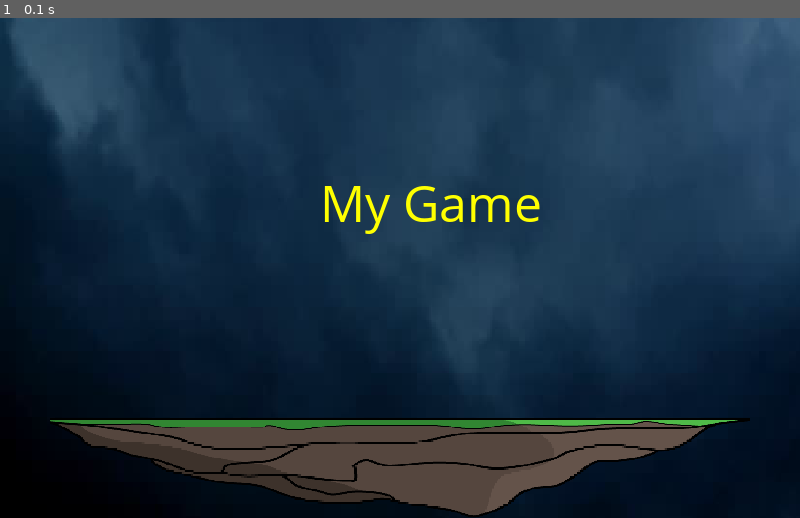
Above: before the commit, frame 1.
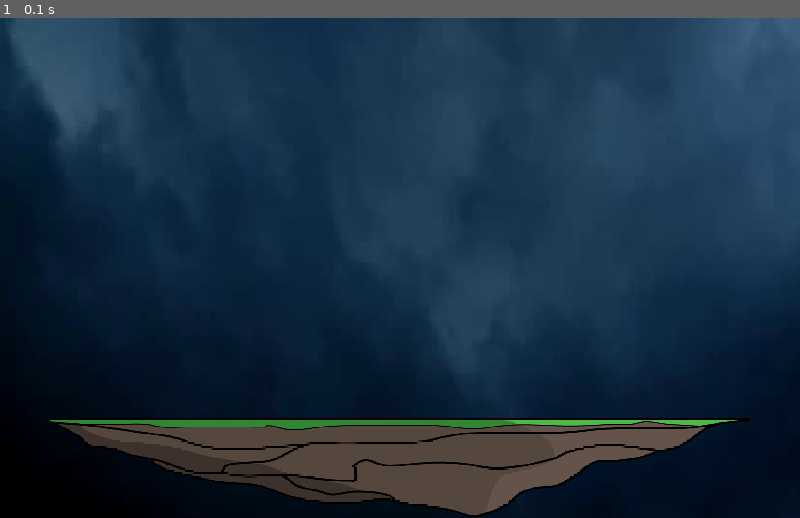
Above: after the commit, the same moment.

Repository: Glowecco/pygame-DodgeTheBeat
Game: pygame game, started from act.py
Two runs of this game, one before a commit and one after it. Both use one fixed random seed, a clock stepped at 60 frames per second and the inputs below.
Inputs:
- Up to frame 1 (0.1 s): no input

The runs differ from the first frame. In frame 1, 0.6% of the frame differs, in the area x 40-68%, y 33-44%.

Commit message:
created subfolders to place the graphics and fonts

Diff:
--- a/act.py
+++ b/act.py
@@ -5,16 +5,20 @@
 screen = pygame.display.set_mode((800, 500))
 pygame.display.set_caption('yoyo')
 clock = pygame.time.Clock()
-font = pygame.font.Font('OpenSans-Regular.ttf', 50)
+font = pygame.font.Font('font/OpenSans-Regular.ttf', 50)
 
-background = pygame.image.load('sky.png')
+#surface 1
+background = pygame.image.load('bgi/sky.png')
 background = pygame.transform.scale(background, (810, 510))
 
-platform = pygame.image.load('ground.png')
+#surface 2
+platform = pygame.image.load('bgi/ground.png')
 platform = pygame.transform.scale(platform, (700, 100))
 
+#texts
 text = font.render('My Game', True, 'yellow')
 
+#main loop
 while True:
 
     for event in pygame.event.get():
@@ -24,7 +28,6 @@
 
     screen.blit(background, (0,0))
     screen.blit(platform, (50,400))
-    screen.blit(text, (320, 150))
 
     pygame.display.update()
     clock.tick(60)
Renamed: ground.png -> bgi/ground.png
Renamed: sky.png -> bgi/sky.png
Renamed: OpenSans-Regular.ttf -> font/OpenSans-Regular.ttf
Not shown, added: .DS_Store
